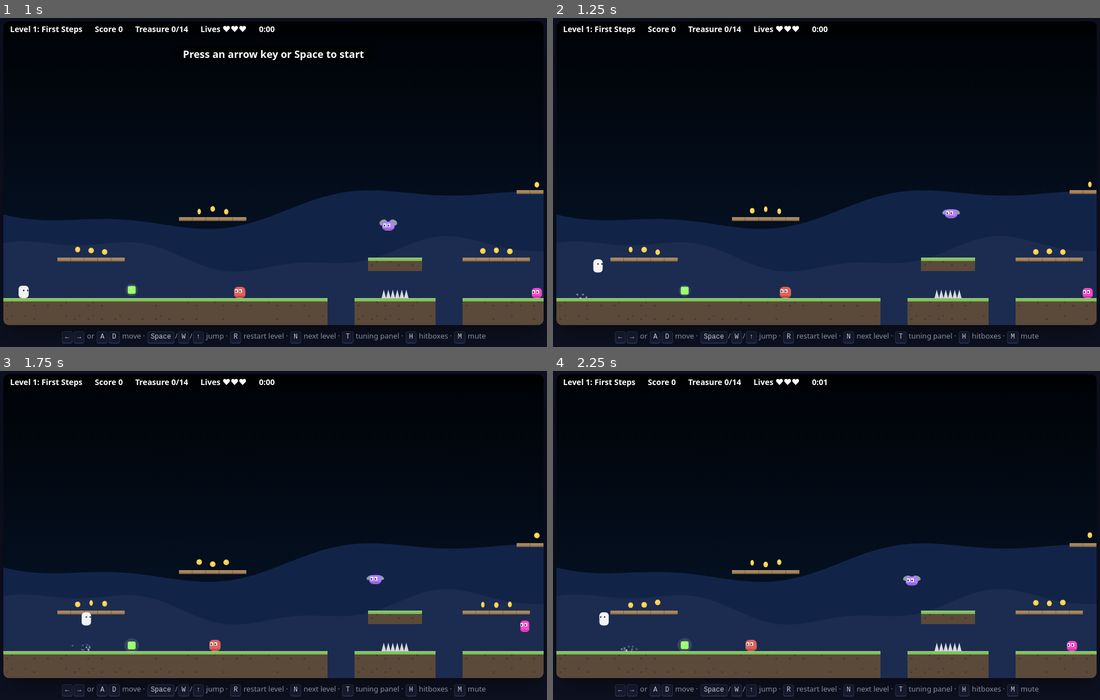
Above: before the commit, frames 1-4 (two rows, left to right).
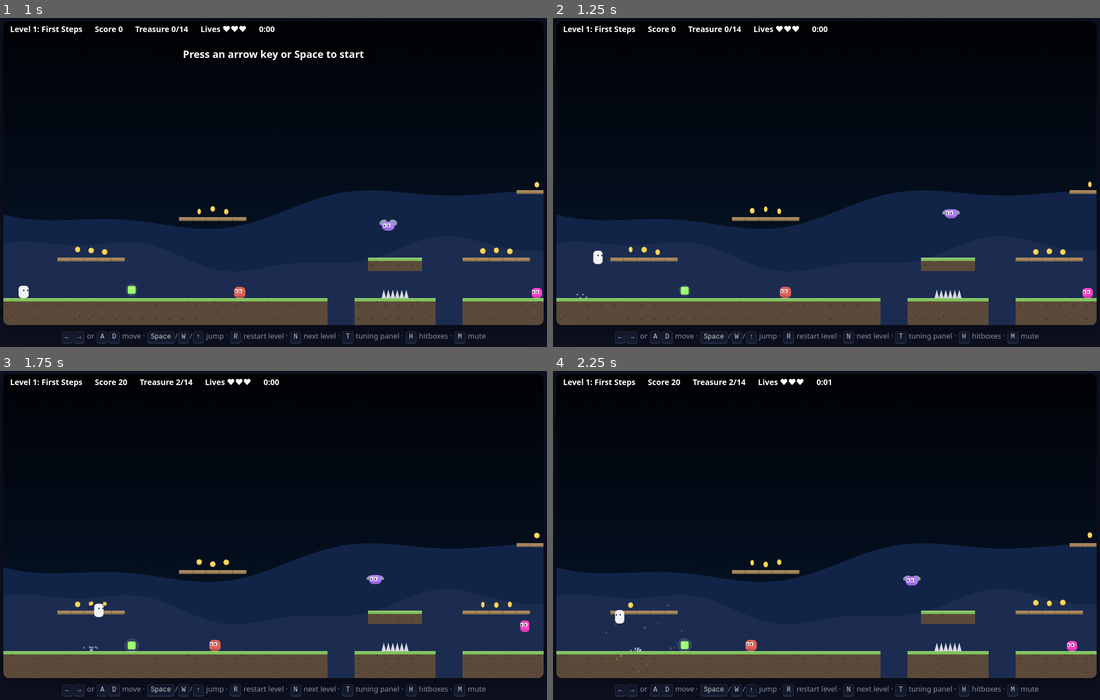
Above: after the commit, the same moments.

Repository: RudyRdz05/platformer
Game: browser game, page index.html
Two runs of this game, one before a commit and one after it. Both use one fixed random seed, a clock stepped at 60 frames per second and the inputs below.
Inputs (mouse positions are in pixels of both pictures, inside the frame that each line leads up to):
- Up to frame 1 (1 s): click (273, 172) at 0.27 s
- Up to frame 2 (1.25 s): hold Right from 1.03 s (still down); tap Space at 1.1 s
- Up to frame 3 (1.75 s): release Right at 1.53 s; hold Down from 1.58 s (still down); tap Space at 1.6 s
- Up to frame 4 (2.25 s): release Down at 1.85 s; hold Left from 1.9 s (still down); tap Space at 2.1 s

Frame 1 is identical in both runs. In frame 2, 0.1% of the frame differs, in the area x 7-10%, y 70-78%; in frame 3, 0.4%; in frame 4, 0.5%, in the area x 8-51%, y 2-87%.

Commit message:
Challenge 3: JUMP_VELOCITY from 620 to 780 (AI-assisted)

Diff:
--- a/student/levels.js
+++ b/student/levels.js
@@ -155,4 +155,24 @@
 `,
   },
 
+  {
+    name: "Challenge 3: The Wall",
+    map: `
+..............................
+..............................
+..............................
+..............................
+..............................
+..............................
+....................######..G.
+....................##########
+....................##########
+....................##########
+....................##########
+.P..o.o.o...........##########
+##############################
+##############################
+`,
+  },
+
 ];
--- a/student/tuning.js
+++ b/student/tuning.js
@@ -46,7 +46,7 @@
   AIR_FRICTION: 500,
 
   // How hard you push off the ground when you jump. try 400 to 900
-  JUMP_VELOCITY: 620,
+  JUMP_VELOCITY: 780,
 
 
   /* ===== HOLE 2 of 7 — The feel you can't see ===========================
